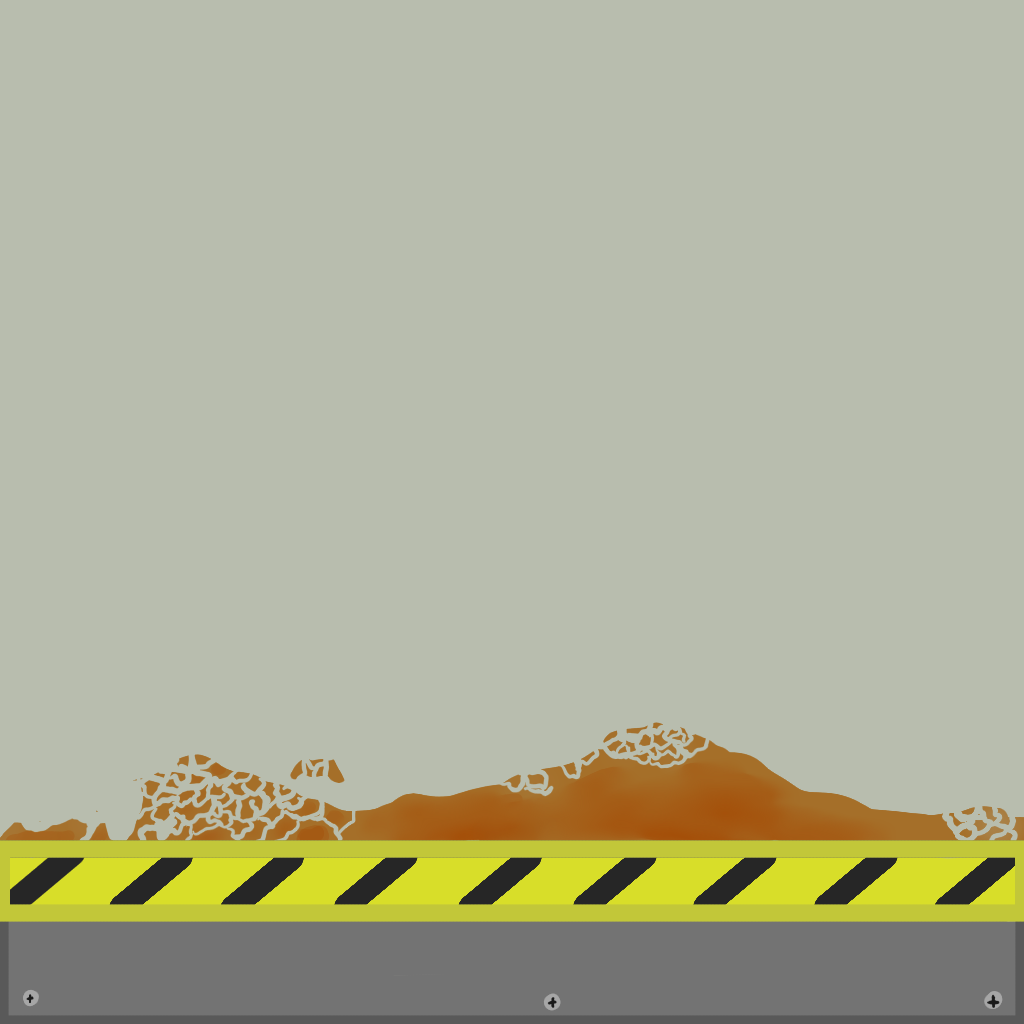
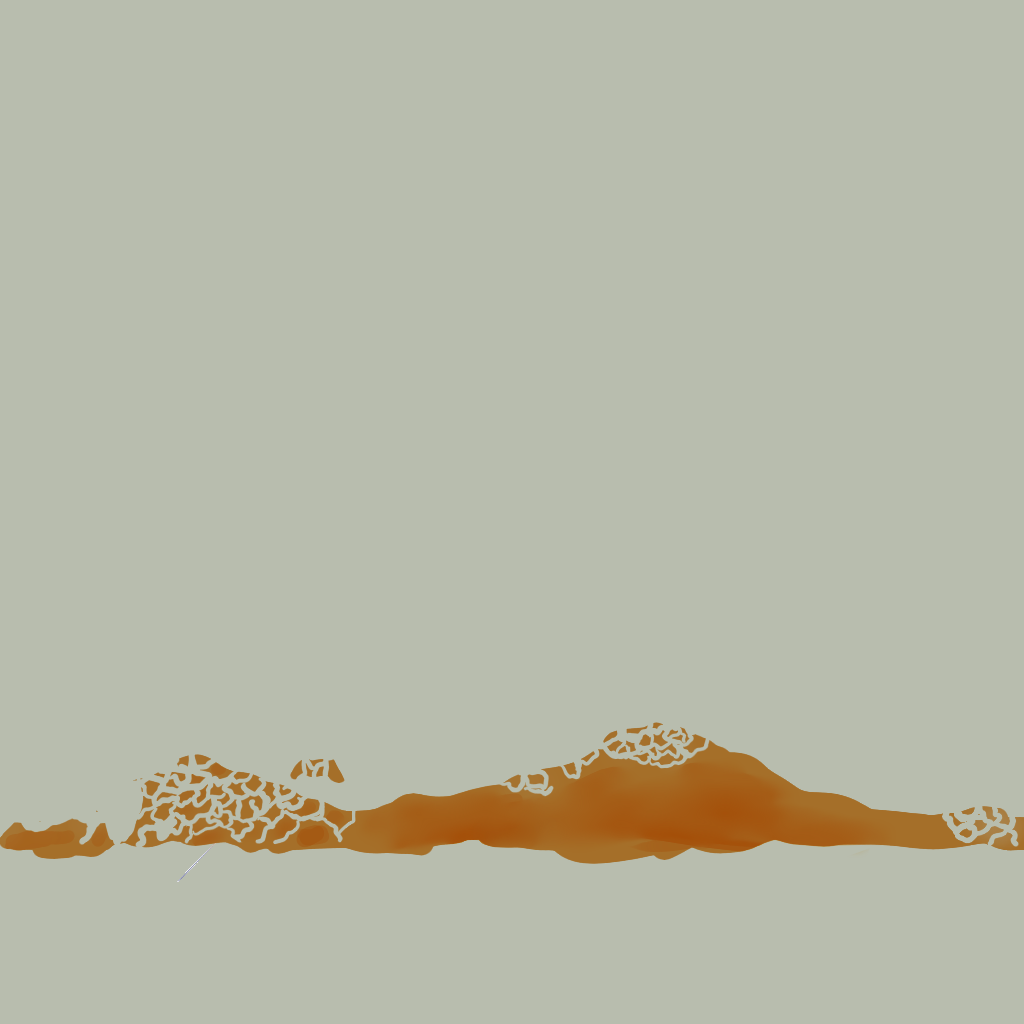
Revision of a layered 1024×1024 image; what changed, layer by layer:
hid group "Ground" (3 layers) over 0, 840, 1024, 1024
painted on "Black Lines" over 0, 840, 1024, 1024
painted on "Filled In Colors" over 0, 840, 1024, 1024
painted on "Paint Layer 1" over 0, 840, 1024, 1024
